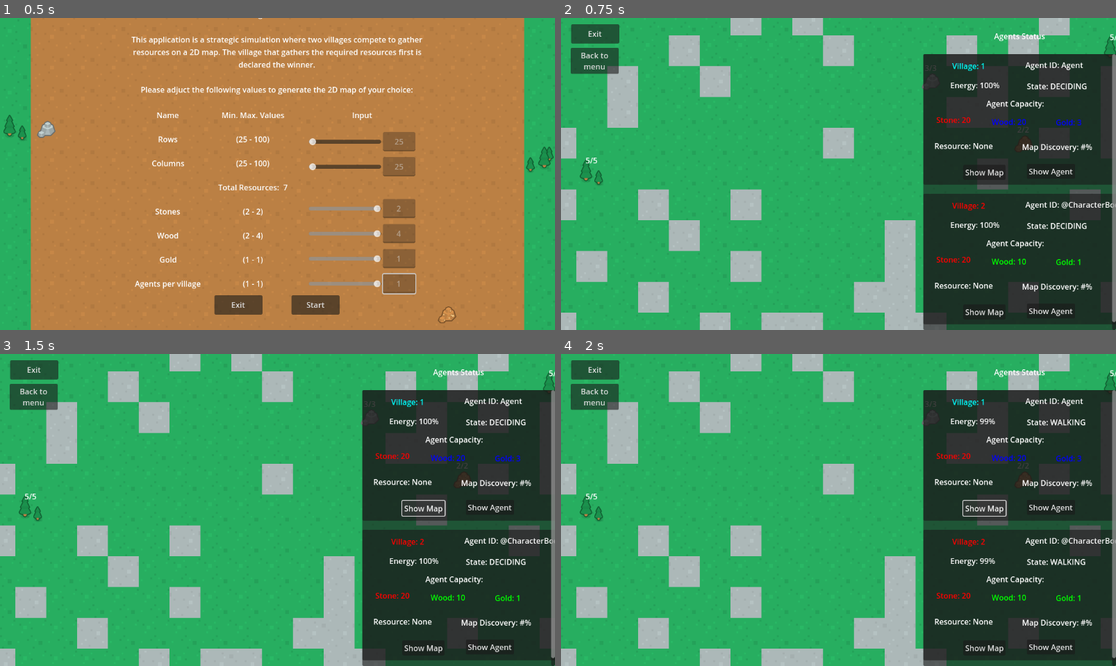
Above: before the commit, frames 1-4 (two rows, left to right).
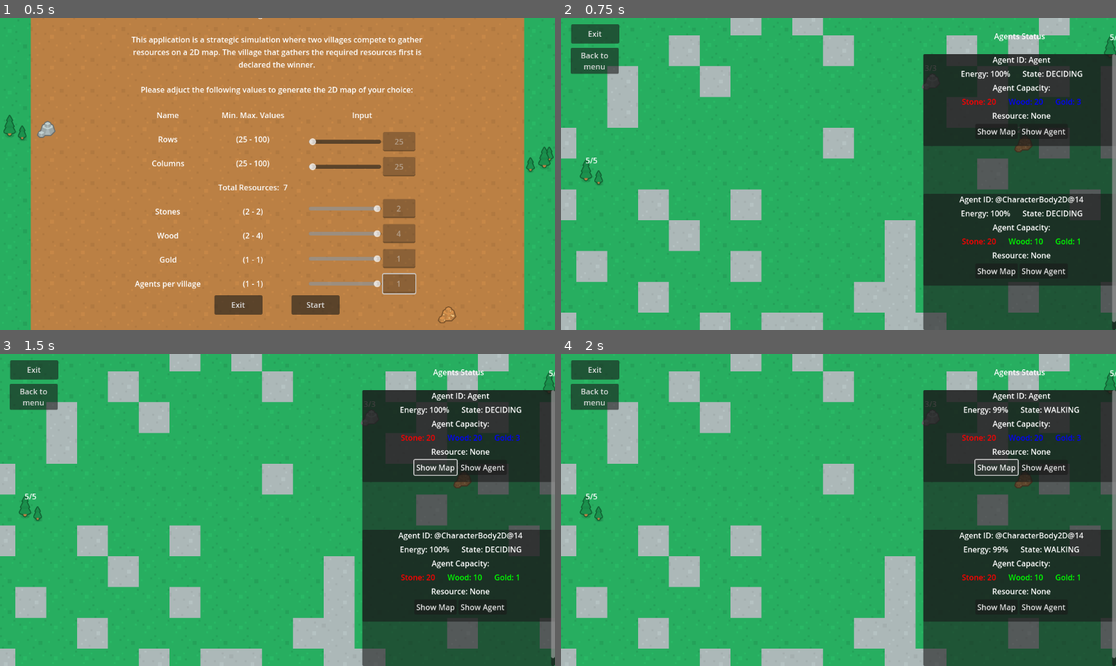
Above: after the commit, the same moments.

Repository: ApostolisSiampanis/intelligent-agents
Game: Godot game, scene res://scenes/input_screen.tscn
Two runs of this game, one before a commit and one after it. Both use one fixed random seed, a clock stepped at 60 frames per second and the inputs below.
Inputs:
- Up to frame 1 (0.5 s): no input
- Up to frame 2 (0.75 s): click "Start" at 0.5 s
- Up to frame 3 (1.5 s): click "Show Map" at 1.25 s
- Up to frame 4 (2 s): no input

Frame 1 is identical in both runs. In frame 2, 12% of the frame differs, in the area x 65-100%, y 12-99%; in frame 3, 12%; in frame 4, 12%.

Commit message:
- remove village label from info_card - add rows and columns in infocard

Diff:
--- a/scenes/info_card.tscn
+++ b/scenes/info_card.tscn
@@ -7,114 +7,86 @@
 
 [node name="Panel" type="Panel" parent="."]
 offset_right = 409.0
-offset_bottom = 271.0
+offset_bottom = 191.0
 
-[node name="LabelAgentID" type="Label" parent="Panel"]
+[node name="VBoxContainer" type="VBoxContainer" parent="Panel"]
+layout_mode = 1
+anchors_preset = 10
+anchor_right = 1.0
+offset_bottom = 131.0
+grow_horizontal = 2
+theme_override_constants/separation = 6
+alignment = 1
+
+[node name="LabelAgentID" type="Label" parent="Panel/VBoxContainer"]
 unique_name_in_owner = true
-layout_mode = 0
-offset_left = 212.0
-offset_top = 11.0
-offset_right = 345.0
-offset_bottom = 34.0
+layout_mode = 2
 text = "Agent ID: #"
+horizontal_alignment = 1
 
-[node name="LabelAgentVillage" type="Label" parent="Panel"]
+[node name="HBoxContainer" type="HBoxContainer" parent="Panel/VBoxContainer"]
+layout_mode = 2
+size_flags_vertical = 3
+theme_override_constants/separation = 25
+alignment = 1
+
+[node name="LabelEnergy" type="Label" parent="Panel/VBoxContainer/HBoxContainer"]
 unique_name_in_owner = true
-layout_mode = 0
-offset_left = 60.0
-offset_top = 13.0
-offset_right = 161.0
-offset_bottom = 36.0
-text = "Village: #"
+layout_mode = 2
+text = "Energy: #"
 
-[node name="LabelState" type="Label" parent="Panel"]
+[node name="LabelState" type="Label" parent="Panel/VBoxContainer/HBoxContainer"]
 unique_name_in_owner = true
-layout_mode = 0
-offset_left = 215.0
-offset_top = 55.0
-offset_right = 274.0
-offset_bottom = 78.0
+layout_mode = 2
 text = "State: "
 
-[node name="LabelEnergy" type="Label" parent="Panel"]
+[node name="LabelAgentCapacity" type="Label" parent="Panel/VBoxContainer"]
 unique_name_in_owner = true
-layout_mode = 0
-offset_left = 56.0
-offset_top = 53.0
-offset_right = 128.0
-offset_bottom = 76.0
-text = "Energy: #"
+layout_mode = 2
+text = "Agent Capacity:"
+horizontal_alignment = 1
 
-[node name="LabelResource" type="Label" parent="Panel"]
+[node name="HBoxContainer2" type="HBoxContainer" parent="Panel/VBoxContainer"]
+layout_mode = 2
+theme_override_constants/separation = 25
+alignment = 1
+
+[node name="LabelStoneCapacity" type="Label" parent="Panel/VBoxContainer/HBoxContainer2"]
 unique_name_in_owner = true
-layout_mode = 0
-offset_left = 23.0
-offset_top = 179.0
-offset_right = 163.0
-offset_bottom = 202.0
+layout_mode = 2
+text = "Stone: #%"
+
+[node name="LabelWoodCapacity" type="Label" parent="Panel/VBoxContainer/HBoxContainer2"]
+unique_name_in_owner = true
+layout_mode = 2
+text = "Wood: #%"
+
+[node name="LabelGoldCapacity" type="Label" parent="Panel/VBoxContainer/HBoxContainer2"]
+unique_name_in_owner = true
+layout_mode = 2
+text = "Gold: #%"
+
+[node name="HBoxContainer3" type="HBoxContainer" parent="Panel/VBoxContainer"]
+layout_mode = 2
+alignment = 1
+
+[node name="LabelResource" type="Label" parent="Panel/VBoxContainer/HBoxContainer3"]
+unique_name_in_owner = true
+layout_mode = 2
 text = "Carrying: NONE"
 
-[node name="LabelMapDiscovery" type="Label" parent="Panel"]
-unique_name_in_owner = true
-layout_mode = 0
-offset_left = 205.0
-offset_top = 181.0
-offset_right = 351.0
-offset_bottom = 204.0
-text = "Map Discovery: #%"
+[node name="HBoxContainer4" type="HBoxContainer" parent="Panel/VBoxContainer"]
+layout_mode = 2
+alignment = 1
 
-[node name="LabelWoodCapacity" type="Label" parent="Panel"]
-unique_name_in_owner = true
-layout_mode = 0
-offset_left = 142.0
-offset_top = 129.0
-offset_right = 243.0
-offset_bottom = 152.0
-text = "Wood: #%"
-
-[node name="LabelStoneCapacity" type="Label" parent="Panel"]
-unique_name_in_owner = true
-layout_mode = 0
-offset_left = 27.0
-offset_top = 125.0
-offset_right = 120.0
-offset_bottom = 148.0
-text = "Stone: #%"
-
-[node name="LabelGoldCapacity" type="Label" parent="Panel"]
-unique_name_in_owner = true
-layout_mode = 0
-offset_left = 275.0
-offset_top = 130.0
-offset_right = 368.0
-offset_bottom = 153.0
-text = "Gold: #%"
-
-[node name="LabelAgentCapacity" type="Label" parent="Panel"]
-unique_name_in_owner = true
-layout_mode = 0
-offset_left = 131.0
-offset_top = 91.0
-offset_right = 277.0
-offset_bottom = 114.0
-text = "Agent Capacity:"
-
-[node name="ButtonMap" type="Button" parent="Panel"]
-layout_mode = 0
-offset_left = 83.0
-offset_top = 230.0
-offset_right = 171.0
-offset_bottom = 261.0
+[node name="ButtonMap" type="Button" parent="Panel/VBoxContainer/HBoxContainer4"]
+layout_mode = 2
 text = "Show Map"
 
-[node name="ButtonAgent" type="Button" parent="Panel"]
-layout_mode = 0
-offset_left = 215.0
-offset_top = 228.0
-offset_right = 315.0
-offset_bottom = 259.0
+[node name="ButtonAgent" type="Button" parent="Panel/VBoxContainer/HBoxContainer4"]
+layout_mode = 2
 text = "Show Agent"
 
 [connection signal="ready" from="." to="." method="_on_ready"]
-[connection signal="pressed" from="Panel/ButtonMap" to="." method="_on_ButtonHighlightMap_pressed"]
-[connection signal="pressed" from="Panel/ButtonAgent" to="." method="_on_button_agent_pressed"]
+[connection signal="pressed" from="Panel/VBoxContainer/HBoxContainer4/ButtonMap" to="." method="_on_ButtonHighlightMap_pressed"]
+[connection signal="pressed" from="Panel/VBoxContainer/HBoxContainer4/ButtonAgent" to="." method="_on_button_agent_pressed"]
--- a/scripts/info_card.gd
+++ b/scripts/info_card.gd
@@ -10,7 +10,6 @@
 signal highlight_map(agent, mode)
 
 @onready var label_agent_id = %LabelAgentID
-@onready var label_agent_village = %LabelAgentVillage
 @onready var label_state = %LabelState
 @onready var label_energy = %LabelEnergy
 @onready var label_resource = %LabelResource
@@ -53,14 +52,6 @@
 	if agent != null and agent.chromosome != null:
 		var chromosome = agent.chromosome
 
-		# Village type
-		if chromosome[0] == "0":
-			label_agent_village.text = "Village: 1"
-			label_agent_village.modulate = Color(0, 15, 1) # Blue
-		else:
-			label_agent_village.text = "Village: 2"
-			label_agent_village.modulate = Color(1, 0, 0) # Red
-#
 		## Speed
 		#if chromosome[3] == "0":
 			#label_chromosome_speed.text = "Speed: 100"
